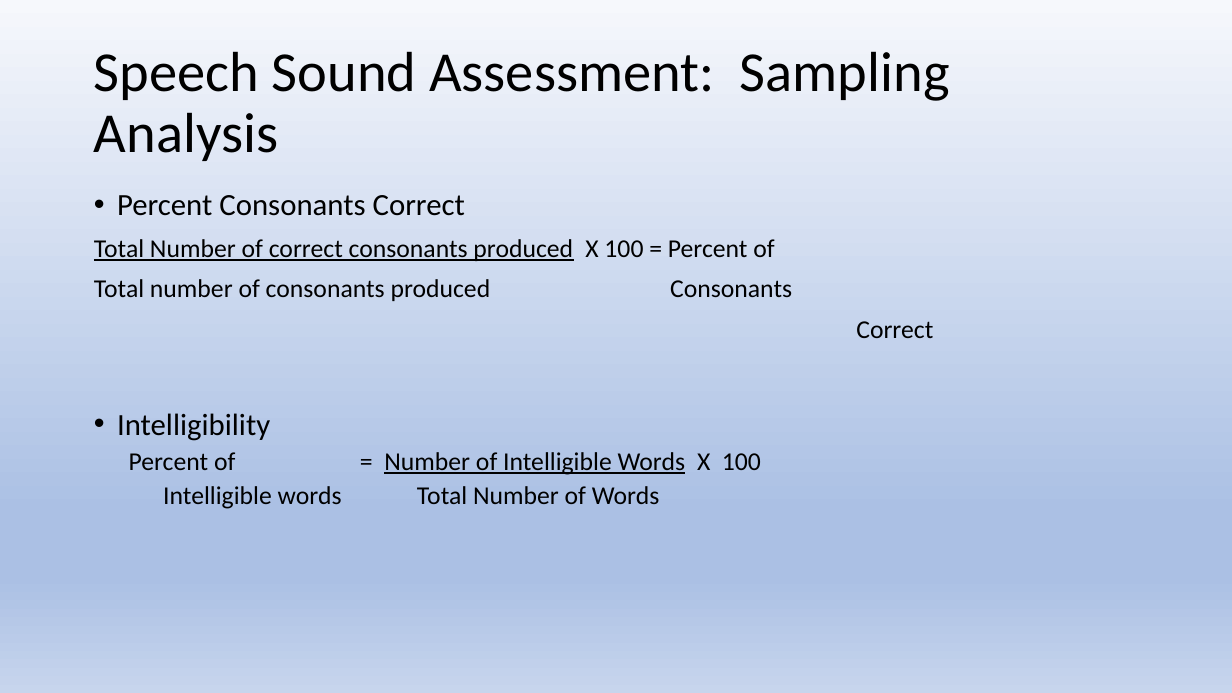
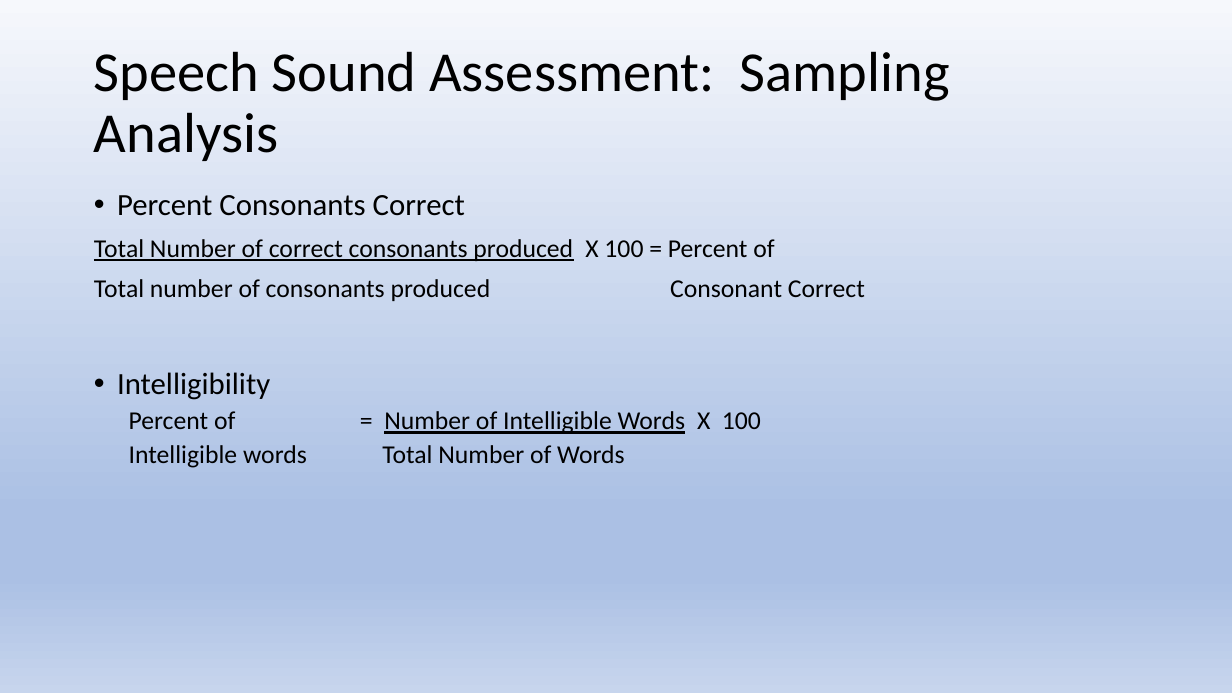
Before and after one commit to Jim-Wright90/cds431_sp22, a slide deck: slide 19 of slides/cds431_week2_1.pptx (slide 27 before the commit). Drawn at 1232x693 pixels with LibreOffice and Linux fonts; fonts in the diff are those of the drawing. Boxes give left, top, right and bottom in pixels: in the first picture for what was removed or moved away, otherwise in the second. Text is boxed around its words. In the diff, an @@ line names an element or a change of style, - is before the commit and + after.

```diff
--- a/slides/cds431_week2_1.pptx
+++ b/slides/cds431_week2_1.pptx
@@ text at <box>94,279,865,301</box>: text changed @@
-Total number of consonants produced Consonants
-Correct
+Total number of consonants produced Consonant Correct
@@ text at <box>382,445,625,463</box>: indent changed @@
```
Also in this commit, not shown: 12 other slides changed, 1 slide added, 8 slides removed, 1 other file.
